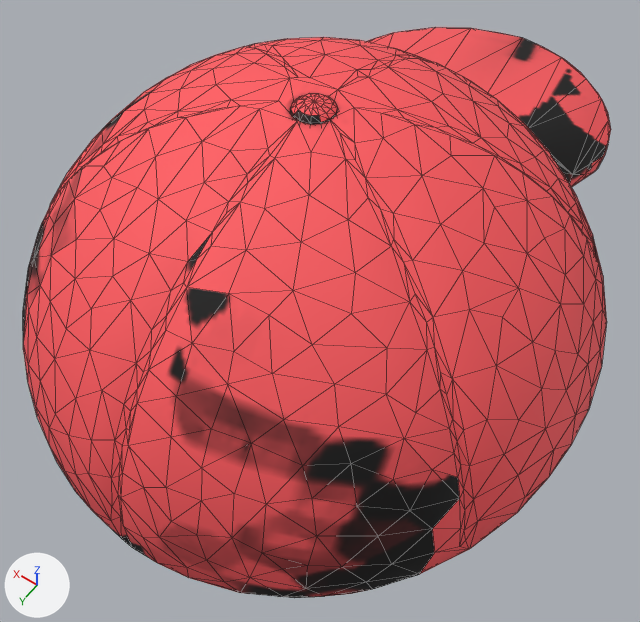
Before and after pictures for a commit that changed the glTF model client/public/models/hat_cap.glb.
Before and after are seen from a 50 mm lens placed at (-0.364, 0.511, 0.839), pointed at (-0.024, 0.034, 0.09). The axes (+X, +Y, +Z) are drawn at lower left. The lights are the same throughout. The picture after the commit comes second. Mesh edges are drawn as thin lines. Vertices at exactly the same position are counted once.

The scene before the commit, as lines of its bpy script (objects in view):
```python
me_hat_cap = bpy.data.meshes.new('hat_cap')
me_hat_cap.from_pydata(...)  # 1172 vertices, 1984 faces; spans x -0.313..0.313, y -0.491..0.33, z -0.001..0.343
# faces by material slot: [1876, 108]
me_hat_cap.materials.append(mat_accent)
me_hat_cap.materials.append(mat_strap)
ob_hat_cap = bpy.data.objects.new('hat_cap', me_hat_cap)
ob_hat_cap.location = (0.0, 0.0, 0.0)
```
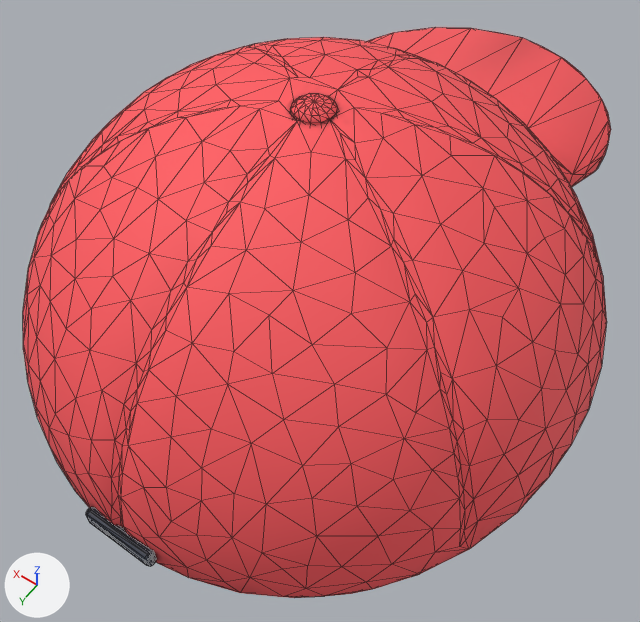
What changed in the scene script:
```text
Change me_hat_cap:
    used by ob_hat_cap; location = (0.0, 0.0, 0.0)
    remove me_hat_cap.from_pydata(...)  # 1172 vertices, 1984 faces; spans x -0.313..0.313, y -0.491..0.33, z -0.001..0.343
    add me_hat_cap.from_pydata(...)  # 1172 vertices, 1984 faces; spans x -0.313..0.313, y -0.491..0.338, z -0.001..0.343
    me_hat_cap part 1: the loose piece of 56 vertices spanning x -0.043..0.043, y 0.307..0.323, z 0.011..0.032 is multiplied about its middle by the matrix ((-1.014, 0.0, 0.0), (0.0, -0.815, -0.294), (0.0, -0.359, 0.992)), then moved by (0.0, 0.017, 0.008)
    me_hat_cap part 2: 987 kept faces spanning x -0.282..0.313, y -0.491..0.338, z 0.002..0.343 get new texture (UV) coordinates
```

Location of each change, [x1, y1, x2, y2] in pixels of the pictures (640 x 622 px; the box of a moved part takes in the faces that stretch with it):
part 1 of me_hat_cap, moved or reshaped (not visible before)
    after: [86, 507, 157, 567]
part 2 of me_hat_cap, surface changed
    both: [23, 36, 608, 598]
